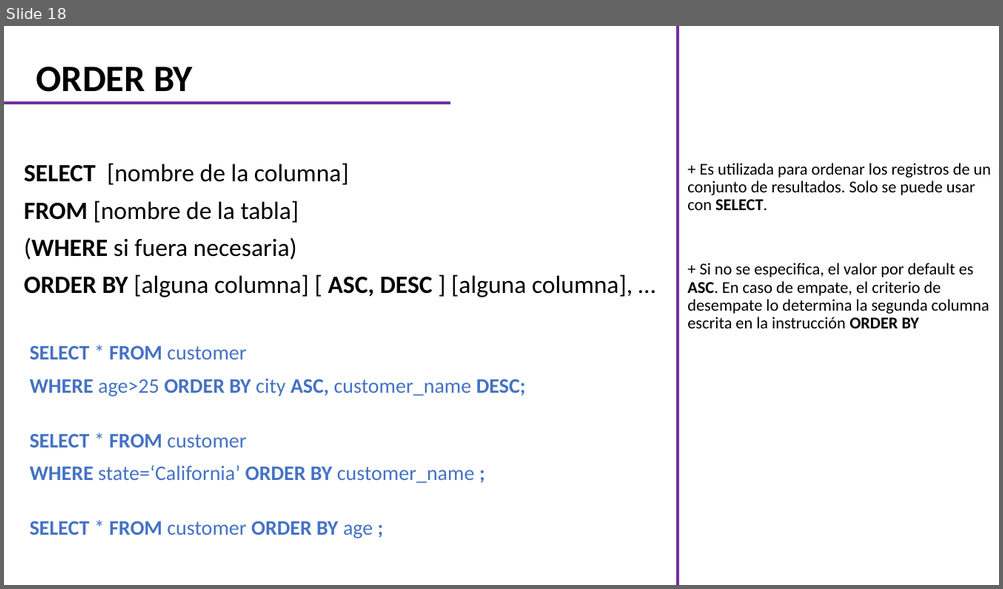
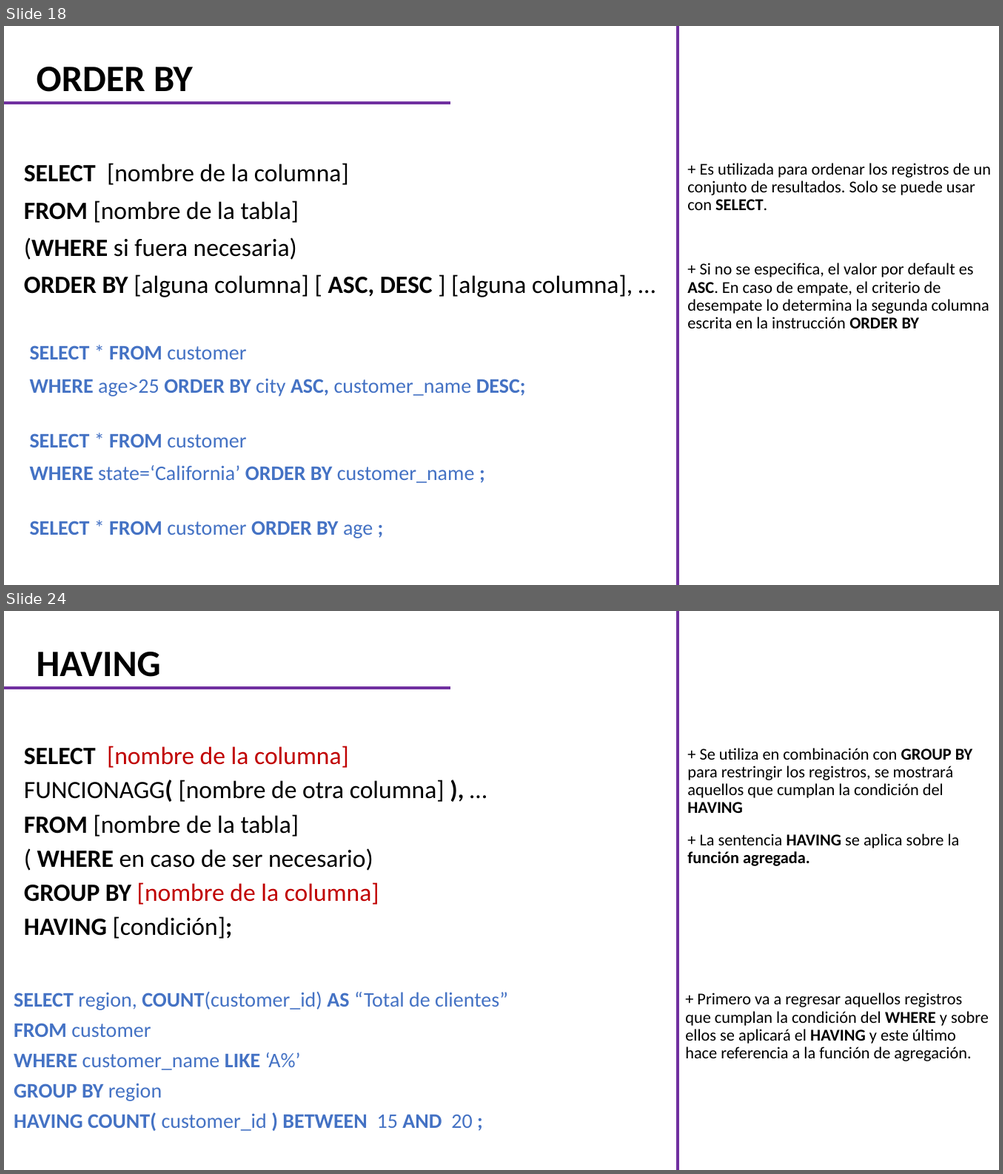
Before and after one commit to CarlosCamposs/Curso-AABD_SQL, a slide deck: Curso AABD-SQL (Notas).pptx. Shown one above the other, each under a label of ours: slide 18 before the commit, slides 18 and 24 after it; the slides between them are not shown. The pictures are 1003x589 and 1003x1174 pixels, drawn with LibreOffice and Linux fonts; fonts in the diff are those of the drawing. Boxes give left, top, right and bottom in pixels: in the first picture for what was removed or moved away, otherwise in the second. Text is boxed around its words. In the diff, an @@ line names an element or a change of style, - is before the commit and + after.

```diff
--- a/Curso AABD-SQL (Notas).pptx
+++ b/Curso AABD-SQL (Notas).pptx
@@ slide 24 added at bbox=[4, 611, 999, 1170], background #FFFFFF @@
@@ line added from (677, 1170) to (677, 611), #7030A0 3 pt @@
@@ title added at bbox=[37, 652, 161, 677], 36 pt, text #000000, bold @@
+HAVING
@@ line added from (4, 689) to (450, 689), #7030A0 3 pt @@
@@ subtitle added at bbox=[24, 746, 444, 939], 24 pt, text #000000 @@
+SELECT [nombre de la columna]
+FUNCIONAGG( [nombre de otra columna] ), …
+FROM [nombre de la tabla]
+( WHERE en caso de ser necesario)
+GROUP BY [nombre de la columna]
+HAVING [condición];
@@ text added at bbox=[687, 748, 972, 813], 16 pt, text #000000 @@
++ Se utiliza en combinación con GROUP BY para restringir los registros, se mostrará aquellos que cumplan la condición del HAVING
@@ text added at bbox=[687, 834, 959, 866], 16 pt, text #000000 @@
++ La sentencia HAVING se aplica sobre la función agregada.
@@ text added at bbox=[14, 991, 508, 1131], 20 pt, text #4472C4 @@
+SELECT region, COUNT(customer_id) AS “Total de clientes”
+FROM customer
+WHERE customer_name LIKE ‘A%’
+GROUP BY region
+HAVING COUNT( customer_id ) BETWEEN 15 AND 20 ;
@@ text added at bbox=[685, 993, 988, 1062], 16 pt, text #000000 @@
++ Primero va a regresar aquellos registros que cumplan la condición del WHERE y sobre ellos se aplicará el HAVING y este último hace referencia a la función de agregación.
```
Also in this commit, not shown: 2 slides changed, 5 other slides added, 1 slide removed.
